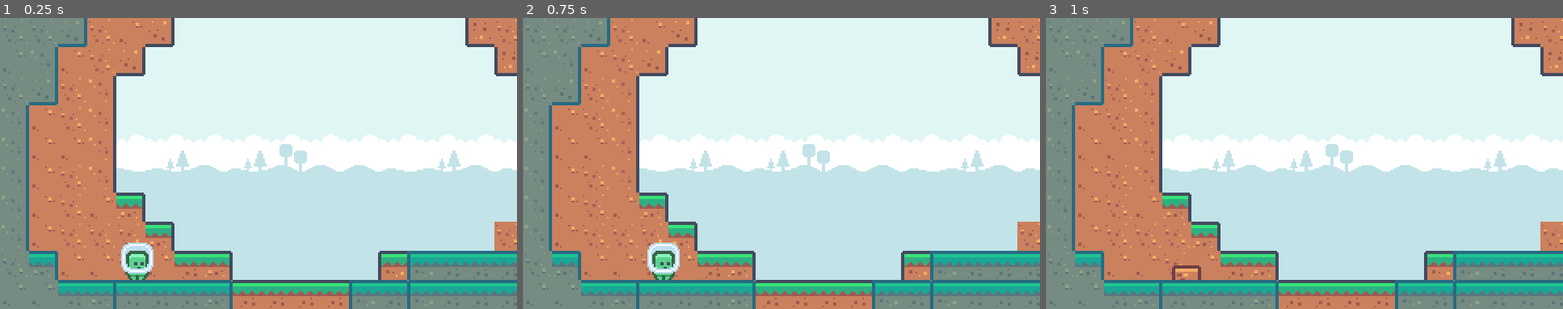
Above: before the commit, frames 1-3 (left to right).
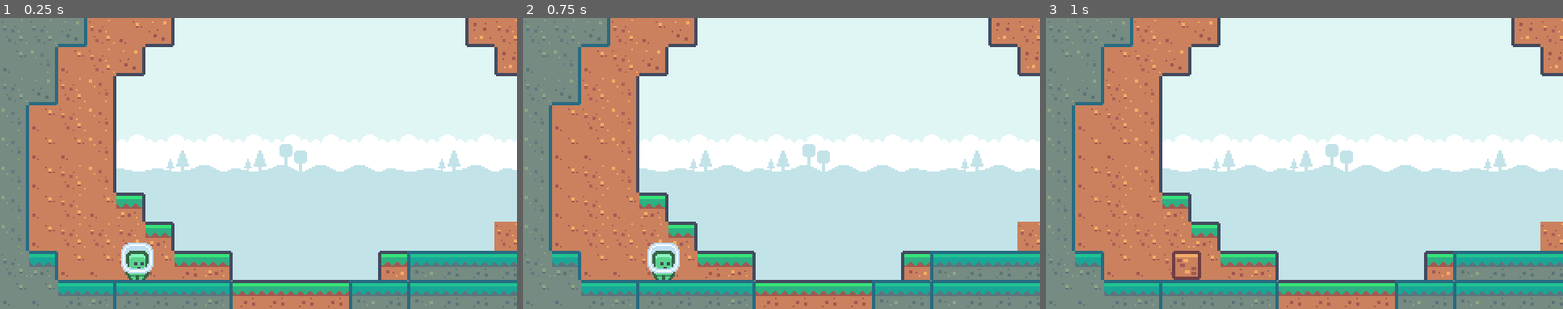
Above: after the commit, the same moments.

Repository: FerCamarena/Godot-SunnyLand_Game
Game: Godot game, scene res://Scenes/test_scene.tscn
The game is run twice, just before and just after one commit, with the same random seed, the same clock (stepped at 60 frames per second) and the same inputs.
Inputs:
- Up to frame 1 (0.25 s): no input
- Up to frame 2 (0.75 s): tap Enter at 0.5 s; hold D (move_right) from 0.53 s (still down); tap Space (morph) at 0.6 s
- Up to frame 3 (1 s): keep holding D (move_right); tap W (jump) at 0.77 s

Frames 1-2 are identical in both runs. In frame 3, 0.4% of the frame differs, in the area x 24-30%, y 80-90%.

Commit message:
Update: block spawn
Update block pivot point to adapt to new player character pivot point.

Diff:
--- a/Prefabs/Block.tscn
+++ b/Prefabs/Block.tscn
@@ -11,10 +11,12 @@
 
 [node name="Sprite" type="Sprite2D" parent="."]
 texture_filter = 1
+position = Vector2(0, -9)
 texture = ExtResource("1_poagc")
 hframes = 37
 vframes = 14
 frame = 392
 
 [node name="Shape" type="CollisionShape2D" parent="."]
+position = Vector2(0, -9)
 shape = SubResource("RectangleShape2D_1dr15")
